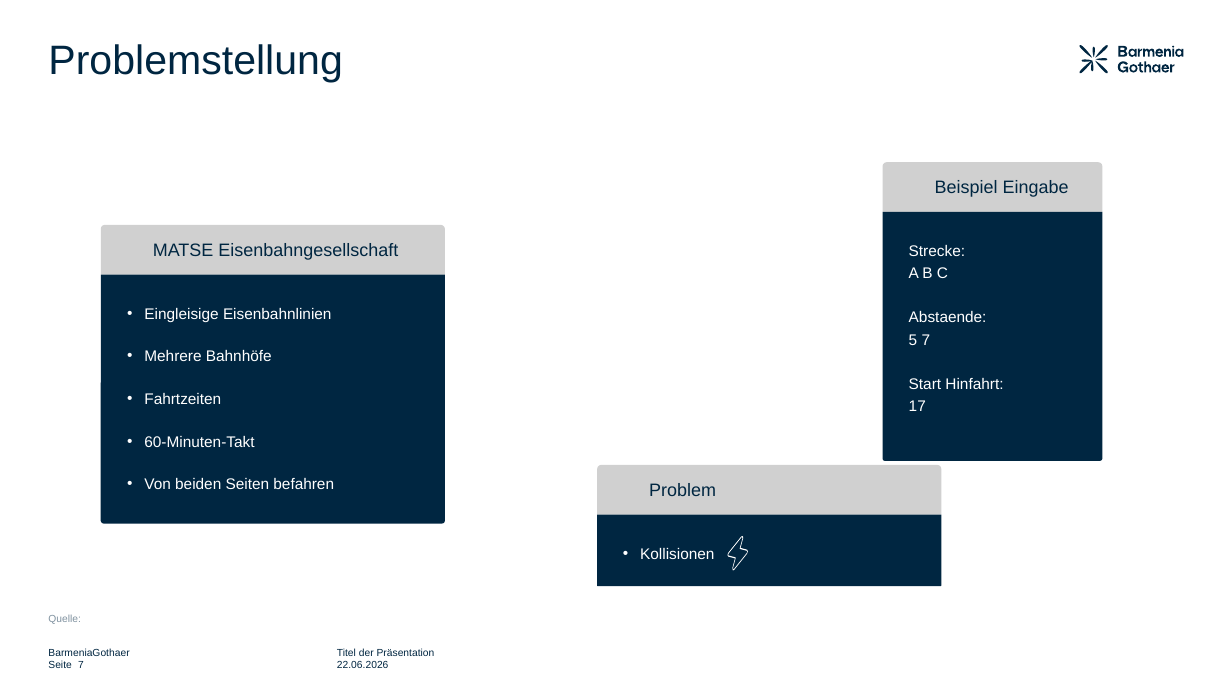
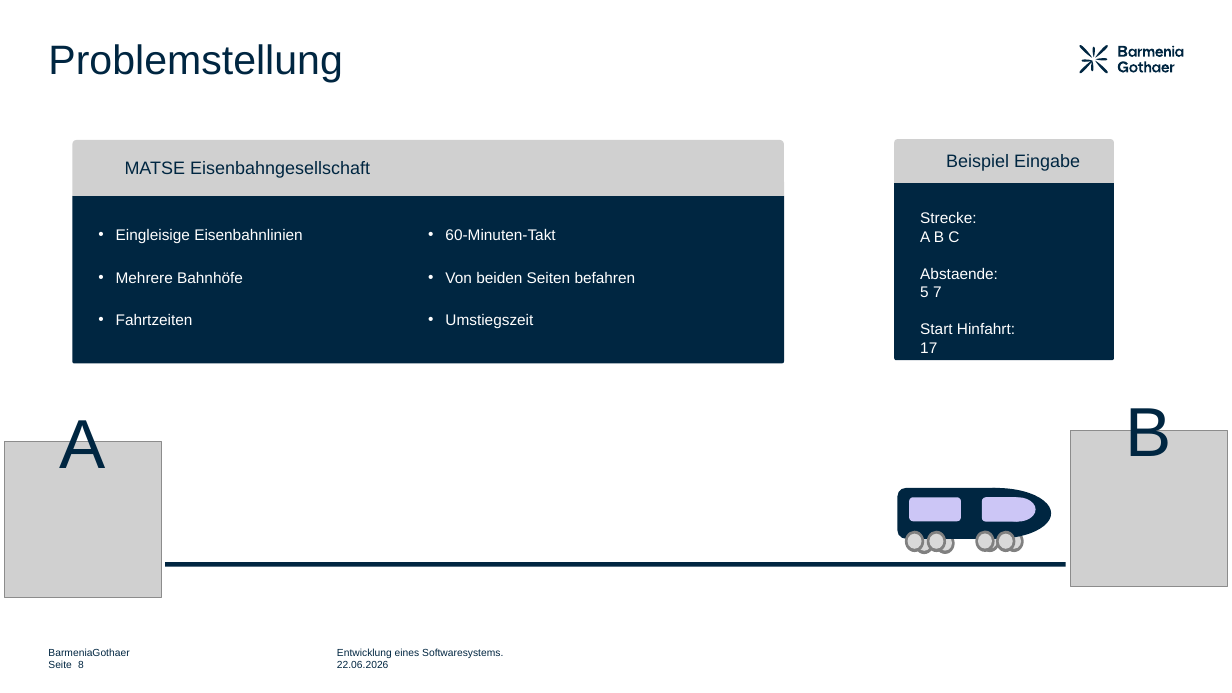
Before and after one commit to TheMonou/GroPro-IHK, a slide deck: slide 8 of Dokumentation/Entwicklung eines Softwaresystems.pptx (slide 7 before the commit). Drawn at 1232x693 pixels with LibreOffice and Linux fonts; fonts in the diff are those of the drawing; grey boxes stand for pictures. Boxes give left, top, right and bottom in pixels: in the first picture for what was removed or moved away, otherwise in the second. Text is boxed around its words. In the diff, an @@ line names an element or a change of style, - is before the commit and + after.

```diff
--- a/Dokumentation/Entwicklung eines Softwaresystems.pptx
+++ b/Dokumentation/Entwicklung eines Softwaresystems.pptx
@@ picture "MATSE Eisenbahngesellschaft": place and size @@
-picture "MATSE Eisenbahngesellschaft" at bbox=[101, 225, 445, 274]
+picture "MATSE Eisenbahngesellschaft" at bbox=[72, 140, 784, 196]
@@ picture "Beispiel Eingabe": place and size @@
-picture "Beispiel Eingabe" at bbox=[883, 163, 1103, 213]
+picture "Beispiel Eingabe" at bbox=[895, 140, 1115, 184]
@@ round same rect "Eingleisige Eisenbahnlinien": place and size @@
-round same rect "Eingleisige Eisenbahnlinien" at bbox=[101, 274, 445, 524]
+round same rect "Eingleisige Eisenbahnlinien" at bbox=[72, 196, 784, 363]
@@ round same rect "Eingleisige Eisenbahnlinien" at bbox=[72, 196, 784, 363]: columns 1 to 2 @@
@@ picture "Problem": place and size @@
-picture "Problem" at bbox=[597, 465, 941, 515]
+picture "Problem" at bbox=[271, 180, 471, 230]
@@ round same rect "Strecke: A B C Abstaende: ...": place and size @@
-round same rect "Strecke: A B C Abstaende: ..." at bbox=[883, 212, 1103, 461]
+round same rect "Strecke: A B C Abstaende: ..." at bbox=[895, 183, 1115, 360]
@@ round same rect "Strecke: A B C Abstaende: ..." at bbox=[895, 183, 1115, 360]: line spacing 1.2 to 1 @@
@@ text in round same rect at bbox=[445, 314, 533, 328]: paragraph added @@
+• Umstiegszeit
@@ text added at bbox=[60, 413, 106, 468], 54 pt, text #002641 @@
+A
@@ text added at bbox=[1125, 401, 1171, 456], 54 pt, text #002641 @@
+B
@@ picture added at bbox=[5, 442, 161, 598] @@
@@ picture added at bbox=[1071, 431, 1227, 587] @@
@@ round same rect removed at bbox=[597, 515, 941, 587] @@
-• Kollisionen
@@ freeform shape removed at bbox=[724, 533, 751, 573] @@
@@ group added at bbox=[897, 488, 1052, 555]: 18 ellipses, 3 rounded rectangles @@
@@ rectangle added at bbox=[165, 562, 1067, 567], fill #002641 @@
@@ text removed at bbox=[48, 615, 81, 624] @@
-Quelle:
@@ text at bbox=[337, 648, 503, 658]: text changed @@
-Titel der Präsentation
+Entwicklung eines Softwaresystems.
@@ page number at bbox=[78, 661, 84, 668]: text changed @@
-7
+8
```
Also in this commit, not shown: 9 other slides changed, 22 slides added, 53 slides removed.
